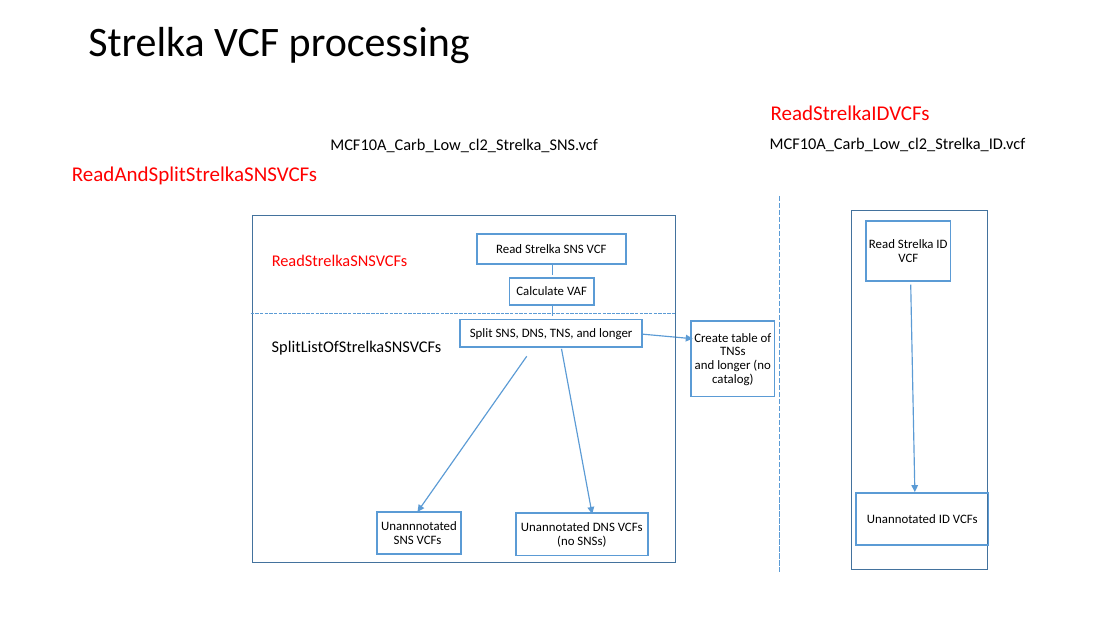
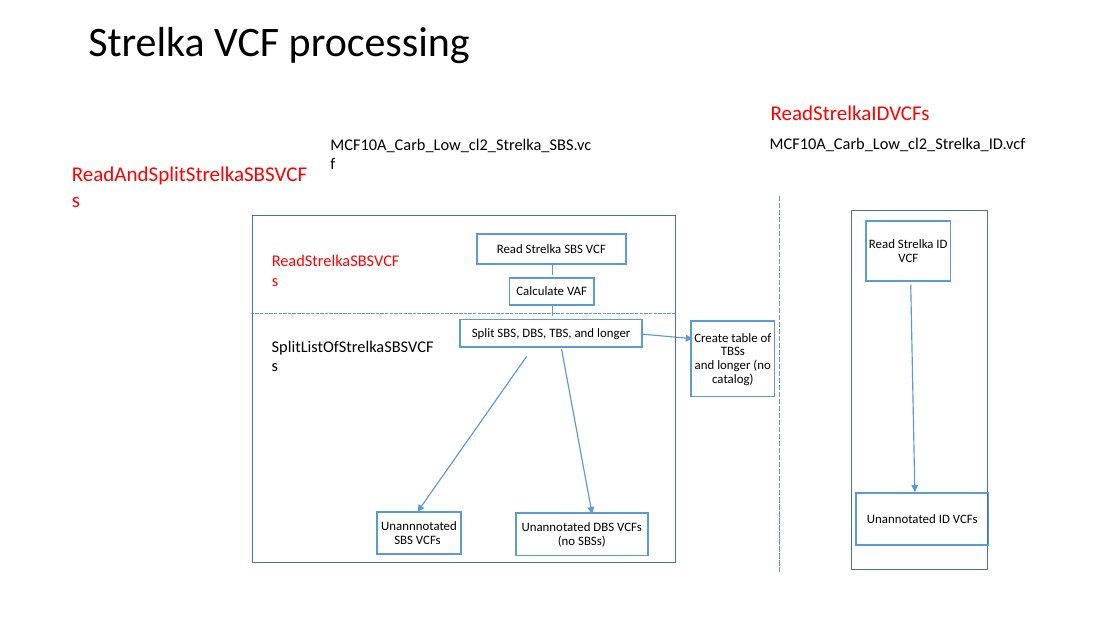
Before and after one commit to steverozen/ICAMS, a slide deck: slide 1 of data-raw/ICAMS-overview.pptx. Drawn at 1120x630 pixels with LibreOffice and Linux fonts; fonts in the diff are those of the drawing. Boxes give left, top, right and bottom in pixels: in the first picture for what was removed or moved away, otherwise in the second. Text is boxed around its words. In the diff, an @@ line names an element or a change of style, - is before the commit and + after.

```diff
--- a/data-raw/ICAMS-overview.pptx
+++ b/data-raw/ICAMS-overview.pptx
@@ background #CCE8CF to #FFFFFF @@
@@ text at (330, 138, 591, 153): text changed @@
-MCF10A_Carb_Low_cl2_Strelka_SNS.vcf
+MCF10A_Carb_Low_cl2_Strelka_SBS.vcf
@@ text at (72, 166, 317, 185): text changed @@
-ReadAndSplitStrelkaSNSVCFs
+ReadAndSplitStrelkaSBSVCFs
@@ text at (272, 254, 408, 266): text changed @@
-ReadStrelkaSNSVCFs
+ReadStrelkaSBSVCFs
@@ text in freeform shape at (497, 244, 606, 253): text changed @@
-Read Strelka SNS VCF
+Read Strelka SBS VCF
@@ freeform shape "Split SBS, DBS, TBS, and ..." at (460, 319, 643, 346): fill #CCE8CF to #FFFFFF @@
@@ text in freeform shape at (472, 328, 630, 340): text changed @@
-Split SNS, DNS, TNS, and longer
+Split SBS, DBS, TBS, and longer
@@ text at (272, 340, 442, 355): text changed @@
-SplitListOfStrelkaSNSVCFs
+SplitListOfStrelkaSBSVCFs
@@ text in freeform shape at (694, 333, 772, 355): text changed @@
-Create table of TNSs
+Create table of TBSs
@@ text in freeform shape at (381, 521, 457, 544): text changed @@
-Unannnotated SNS VCFs
+Unannnotated SBS VCFs
@@ text in freeform shape at (522, 522, 642, 547): text changed @@
-Unannotated DNS VCFs
-(no SNSs)
+Unannotated DBS VCFs
+(no SBSs)
```
Also in this commit, not shown: 2 other slides changed.
